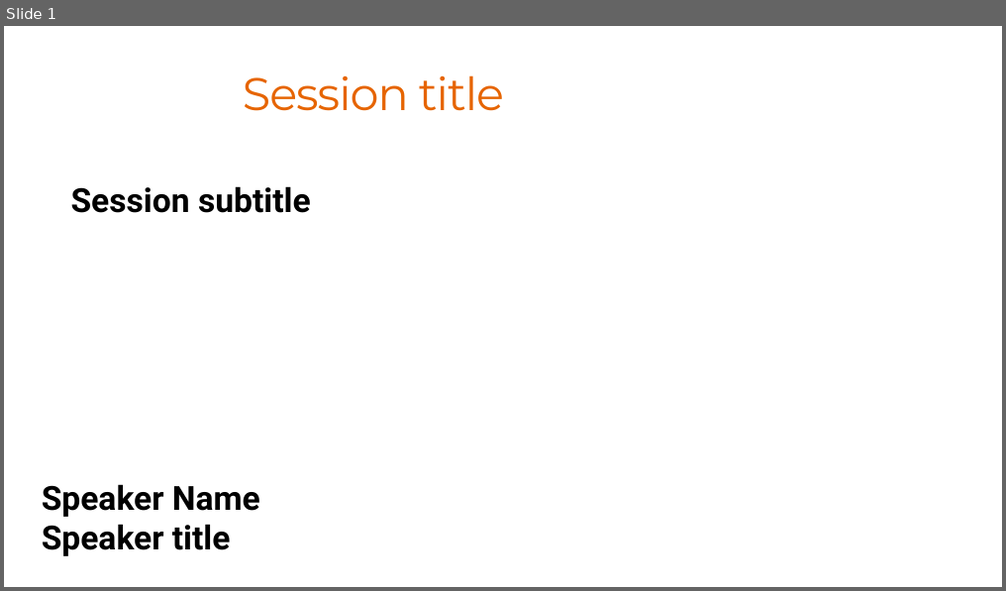
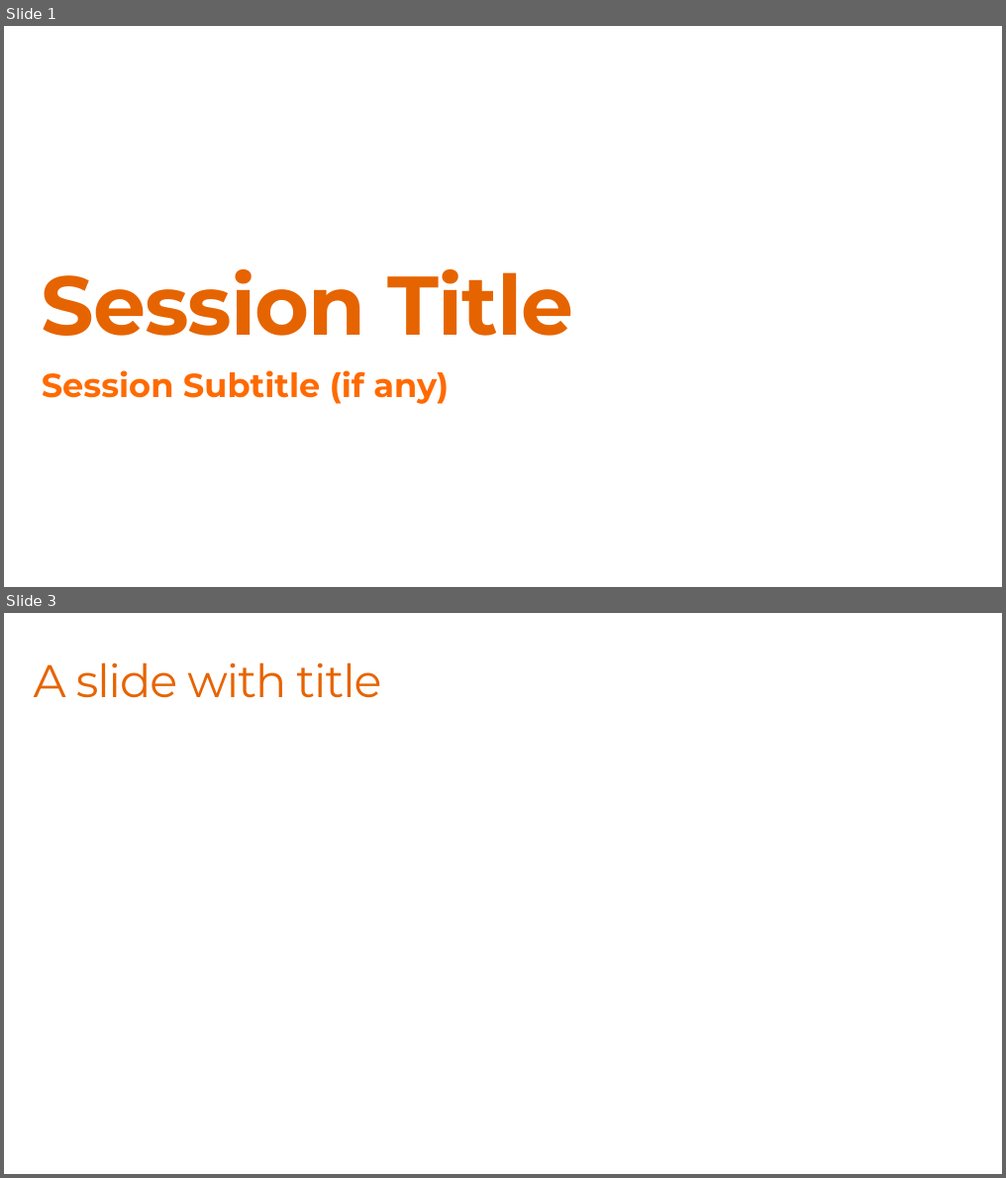
Before and after one commit to DotNetCodeIT/aiday2025, a slide deck: template/Template_AIDay2025.pptx. Shown one above the other, each under a label of ours: slide 1 before the commit, slides 1 and 3 after it; the slides between them are not shown. The pictures are 1006x591 and 1006x1178 pixels, drawn with LibreOffice and Linux fonts; fonts in the diff are those of the drawing; background and template pictures are left out. Boxes give left, top, right and bottom in pixels: in the first picture for what was removed or moved away, otherwise in the second. Text is boxed around its words. In the diff, an @@ line names an element or a change of style, - is before the commit and + after.

```diff
--- a/template/Template_AIDay2025.pptx
+++ b/template/Template_AIDay2025.pptx
@@ slide 3 added at <box>4,613,1002,1174</box>, background #FFFFFF @@
@@ title added at <box>34,663,381,698</box>, 44 pt, text #E66400 @@
+A slide with title
@@ slide 1 changed as well @@
@@ rectangle removed at <box>376,26,1002,587</box> @@
@@ title "Session Title" at <box>42,270,574,336</box>: vertical alignment middle to bottom @@
@@ title at <box>42,270,574,336</box>: text changed; size 44 to 80 pt; bold on @@
-Session title
+Session Title
@@ text at <box>42,371,449,404</box>: text changed; font Roboto to Montserrat; text colour #000000 to #FF6A00 @@
-Session subtitle
+Session Subtitle (if any)
@@ text removed at <box>42,484,260,517</box> @@
-Speaker Name
@@ text removed at <box>42,524,231,557</box> @@
-Speaker title
```
Also in this commit, not shown: 1 other slide changed, 3 other slides added, 4 slides removed.
